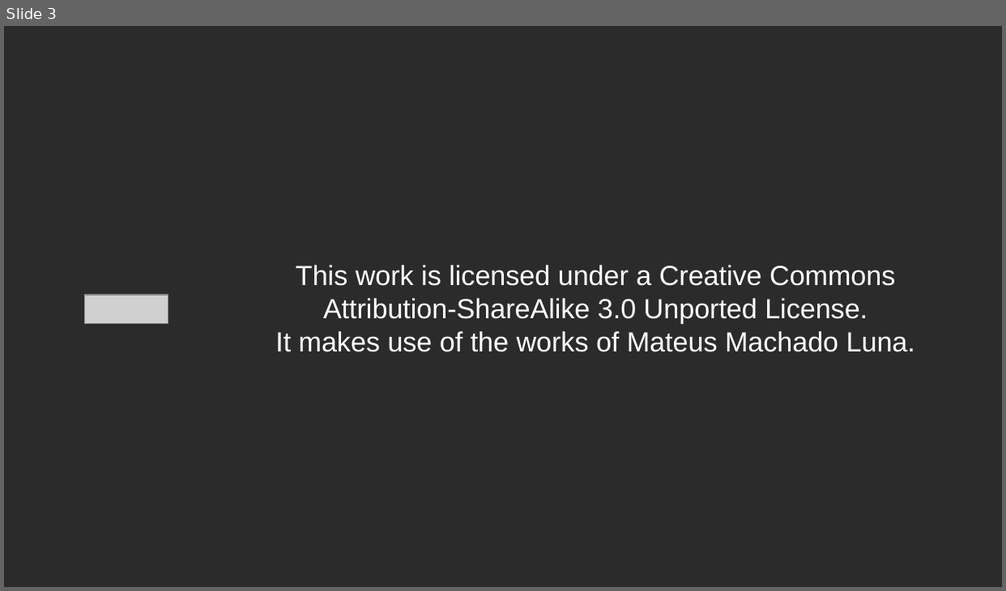
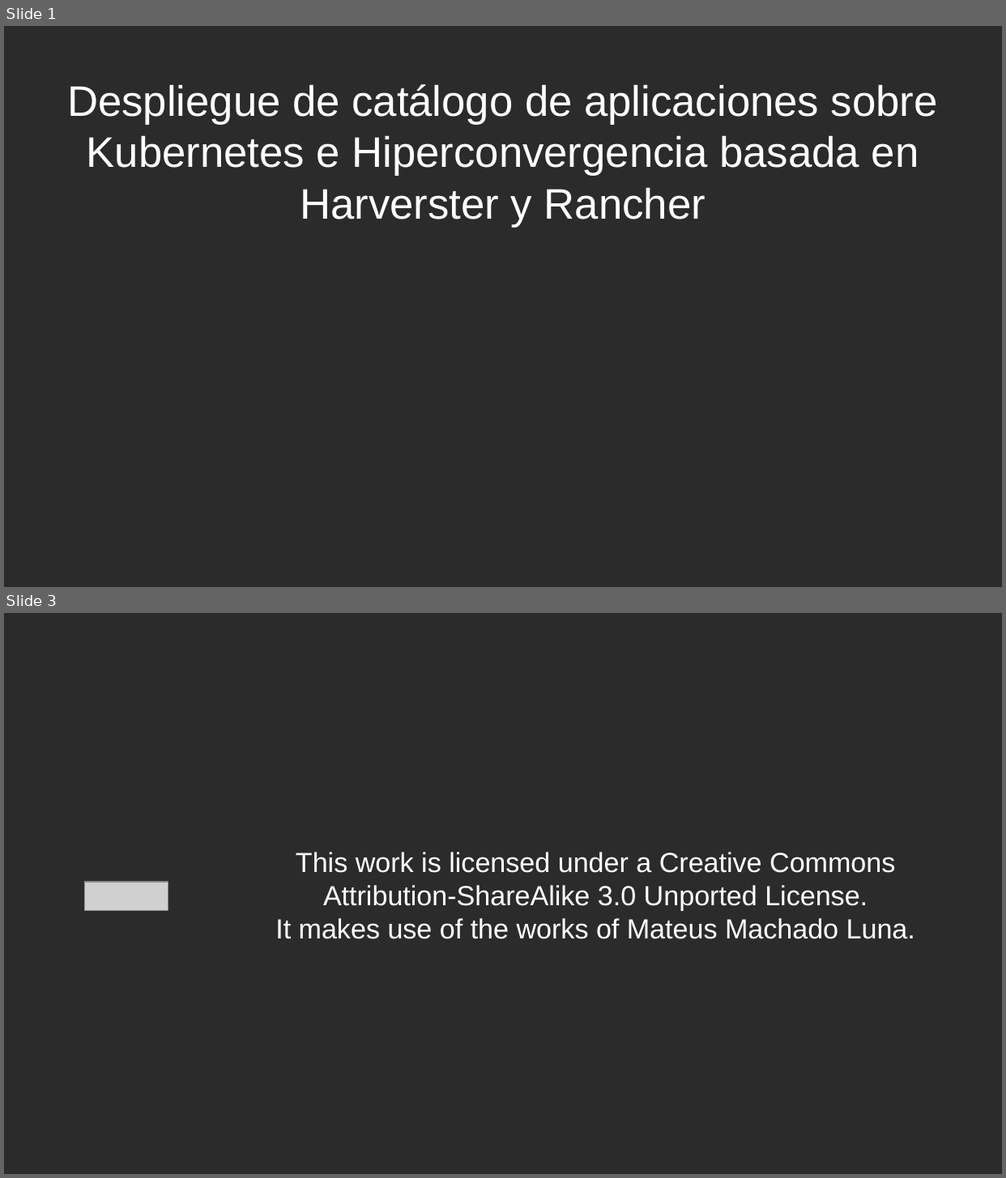
Before and after one commit to firex20/ProyectoFinalCiclo, a slide deck: 10-Presentacion/PresentacionPW.odp. Shown one above the other, each under a label of ours: slide 3 before the commit, slides 1 and 3 after it; the slides between them are not shown. The pictures are 1006x591 and 1006x1178 pixels, drawn with LibreOffice and Linux fonts; fonts in the diff are those of the drawing; grey boxes stand for pictures; background and template pictures are left out; a plain dark background stands for a picture behind light text. Boxes give left, top, right and bottom in pixels: in the first picture for what was removed or moved away, otherwise in the second. Text is boxed around its words. In the diff, an @@ line names an element or a change of style, - is before the commit and + after.

```diff
--- a/10-Presentacion/PresentacionPW.odp
+++ b/10-Presentacion/PresentacionPW.odp
@@ slide 1 added at <box>4,26,1002,587</box>, background picture (left out) @@
@@ title added at <box>67,84,938,227</box>, 34 pt, text #FFFFFF @@
+Despliegue de catálogo de aplicaciones sobre Kubernetes e Hiperconvergencia basada en Harverster y Rancher
```
Also in this commit, not shown: 1 slide removed, 1 other file.
